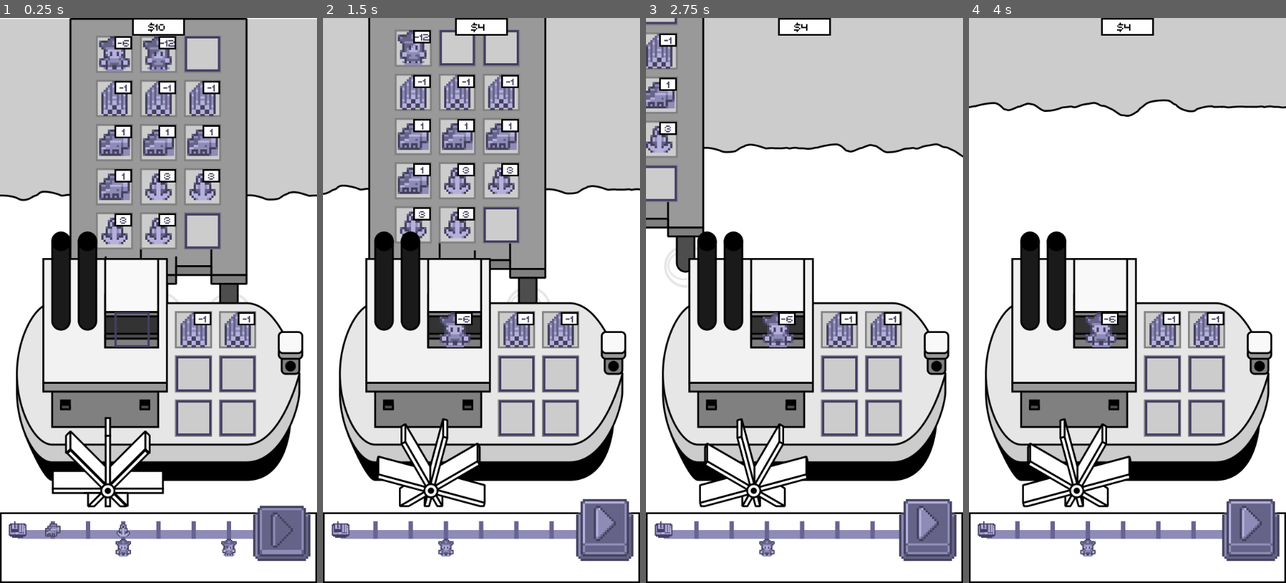
Above: before the commit, frames 1-4 (left to right).
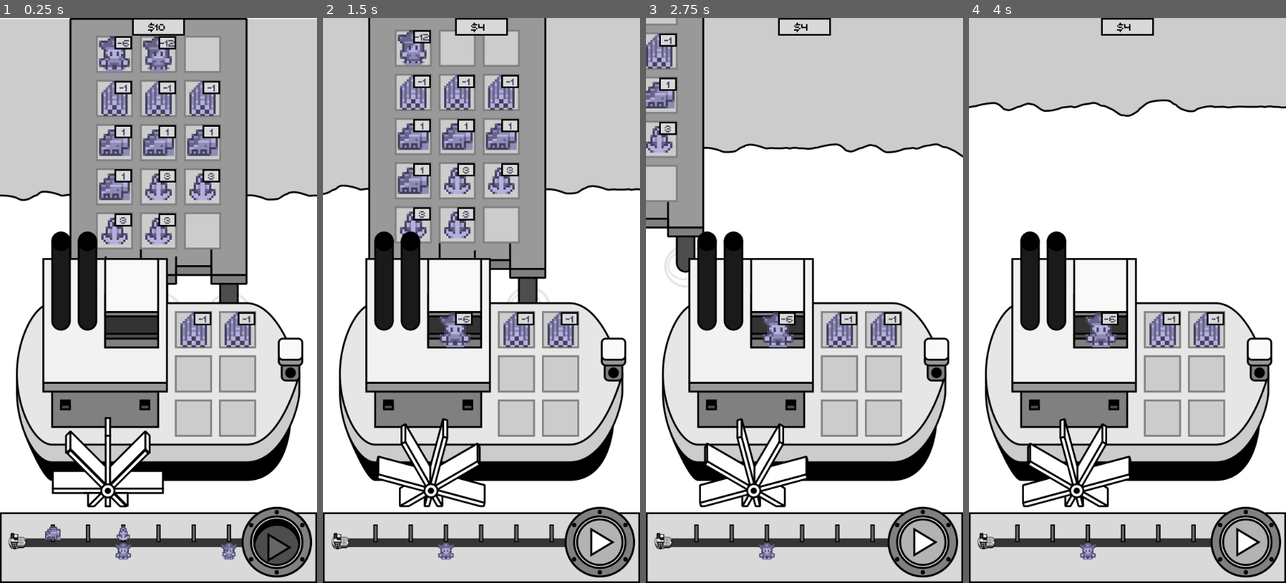
Above: after the commit, the same moments.

Repository: kosinaz/steamboats-of-rogue-river
Game: Godot game, scene res://scenes/world.tscn
The game is run twice, just before and just after one commit, with the same random seed, the same clock (stepped at 60 frames per second) and the same inputs.
Inputs (mouse positions are in pixels of both pictures, inside the frame that each line leads up to; where the layout moved, square brackets give the same spot in the first picture):
- Up to frame 1 (0.25 s): no input
- Up to frame 2 (1.5 s): click (437, 51) at 0.52 s; click (598, 543) [605, 532] at 1.25 s
- Up to frame 3 (2.75 s): click (921, 543) [928, 532] at 2 s
- Up to frame 4 (4 s): click (981, 51) at 2.77 s; click (1206, 328) at 3.52 s

The runs differ from the first frame. In frame 1, 15% of the frame differs, in the area x 0-100%, y 0-100%; in frame 2, 15%; in frame 3, 14%; in frame 4, 14%.

Commit message:
redraw ui

Diff:
--- a/Steamboats of Rogue River/resources/panel.tres
+++ b/Steamboats of Rogue River/resources/panel.tres
@@ -2,7 +2,7 @@
 
 [resource]
 resource_name = "panel"
-bg_color = Color( 1, 1, 1, 1 )
+bg_color = Color( 0.85098, 0.85098, 0.85098, 1 )
 border_width_left = 3
 border_width_top = 3
 border_width_right = 3
--- a/Steamboats of Rogue River/scenes/world.gd
+++ b/Steamboats of Rogue River/scenes/world.gd
@@ -40,7 +40,7 @@
 	_dock_items.clear()
 	var value: int = 0
 	if not _boat_caps.is_full() or _boat_caps.get_item(0).get_destination() == _dock_id:
-		if _free_caps.size() == 0:
+		if _free_caps.size() < 2:
 			_free_caps = CAPS.duplicate()
 			_free_caps.shuffle()
 		value = _rng.randi_range(1, 3)
@@ -49,7 +49,7 @@
 		_dock_caps.add_new_item(_free_caps.pop_front(), _dock_id, value, -value * 2)
 	for _i in range(_rng.randi_range(0, 4)):
 		_dock_items.add_new_item("wood", 0, 0, -1)
-	if _free_items.size() == 0:
+	if _free_items.size() < 2:
 		_free_items = ITEMS.duplicate()
 		_free_items.shuffle()
 	var item: String = ""
--- a/Steamboats of Rogue River/scenes/world.tscn
+++ b/Steamboats of Rogue River/scenes/world.tscn
@@ -42,7 +42,7 @@
 default_font = SubResource( 5 )
 
 [sub_resource type="StyleBoxFlat" id=2]
-bg_color = Color( 0.556863, 0.545098, 0.717647, 1 )
+bg_color = Color( 0.207843, 0.207843, 0.207843, 1 )
 
 [node name="World" type="Node2D"]
 script = ExtResource( 15 )
@@ -152,16 +152,16 @@
 
 [node name="River" type="Panel" parent="RiverPanel"]
 margin_left = 32.0
-margin_top = 32.0
+margin_top = 47.0
 margin_right = 544.0
-margin_bottom = 48.0
+margin_bottom = 63.0
 custom_styles/panel = SubResource( 2 )
 
 [node name="RiverMiles" type="Node2D" parent="RiverPanel/River"]
 unique_name_in_owner = true
 
 [node name="Mile1" type="Sprite" parent="RiverPanel/River/RiverMiles"]
-position = Vector2( 64, 0 )
+position = Vector2( 64, -9 )
 texture = ExtResource( 14 )
 
 [node name="Item" type="Sprite" parent="RiverPanel/River/RiverMiles/Mile1"]
@@ -170,7 +170,7 @@
 position = Vector2( 0, 32 )
 
 [node name="Mile2" type="Sprite" parent="RiverPanel/River/RiverMiles"]
-position = Vector2( 128, 0 )
+position = Vector2( 128, -9 )
 texture = ExtResource( 14 )
 
 [node name="Item" type="Sprite" parent="RiverPanel/River/RiverMiles/Mile2"]
@@ -179,7 +179,7 @@
 position = Vector2( 0, 32 )
 
 [node name="Mile3" type="Sprite" parent="RiverPanel/River/RiverMiles"]
-position = Vector2( 192, 0 )
+position = Vector2( 192, -9 )
 texture = ExtResource( 14 )
 
 [node name="Item" type="Sprite" parent="RiverPanel/River/RiverMiles/Mile3"]
@@ -188,7 +188,7 @@
 position = Vector2( 0, 32 )
 
 [node name="Mile4" type="Sprite" parent="RiverPanel/River/RiverMiles"]
-position = Vector2( 256, 0 )
+position = Vector2( 256, -9 )
 texture = ExtResource( 14 )
 
 [node name="Item" type="Sprite" parent="RiverPanel/River/RiverMiles/Mile4"]
@@ -197,7 +197,7 @@
 position = Vector2( 0, 32 )
 
 [node name="Mile5" type="Sprite" parent="RiverPanel/River/RiverMiles"]
-position = Vector2( 320, 0 )
+position = Vector2( 320, -9 )
 texture = ExtResource( 14 )
 
 [node name="Item" type="Sprite" parent="RiverPanel/River/RiverMiles/Mile5"]
@@ -206,7 +206,7 @@
 position = Vector2( 0, 32 )
 
 [node name="Mile6" type="Sprite" parent="RiverPanel/River/RiverMiles"]
-position = Vector2( 384, 0 )
+position = Vector2( 384, -9 )
 texture = ExtResource( 14 )
 
 [node name="Item" type="Sprite" parent="RiverPanel/River/RiverMiles/Mile6"]
@@ -231,17 +231,17 @@
 anchor_right = 0.5
 anchor_bottom = 0.5
 margin_left = -16.0
-margin_top = -16.0
+margin_top = -10.0
 margin_right = 16.0
-margin_bottom = 16.0
+margin_bottom = 22.0
 texture = ExtResource( 13 )
 
 [node name="GoButton" type="TextureButton" parent="RiverPanel"]
 unique_name_in_owner = true
-margin_left = 448.0
-margin_top = -32.0
-margin_right = 576.0
-margin_bottom = 96.0
+margin_left = 439.0
+margin_top = -10.0
+margin_right = 567.0
+margin_bottom = 118.0
 disabled = true
 texture_normal = ExtResource( 17 )
 texture_pressed = ExtResource( 16 )
Binary file changed: Steamboats of Rogue River/assets/boat.png
Binary file changed: Steamboats of Rogue River/assets/button.png
Binary file changed: Steamboats of Rogue River/assets/button_pressed.png
Binary file changed: Steamboats of Rogue River/assets/miniboat.png
Binary file changed: Steamboats of Rogue River/assets/minidock.png
Binary file changed: Steamboats of Rogue River/assets/no_item.png
Not shown, changed: Steamboats of Rogue River/assets/steamboat.svg
